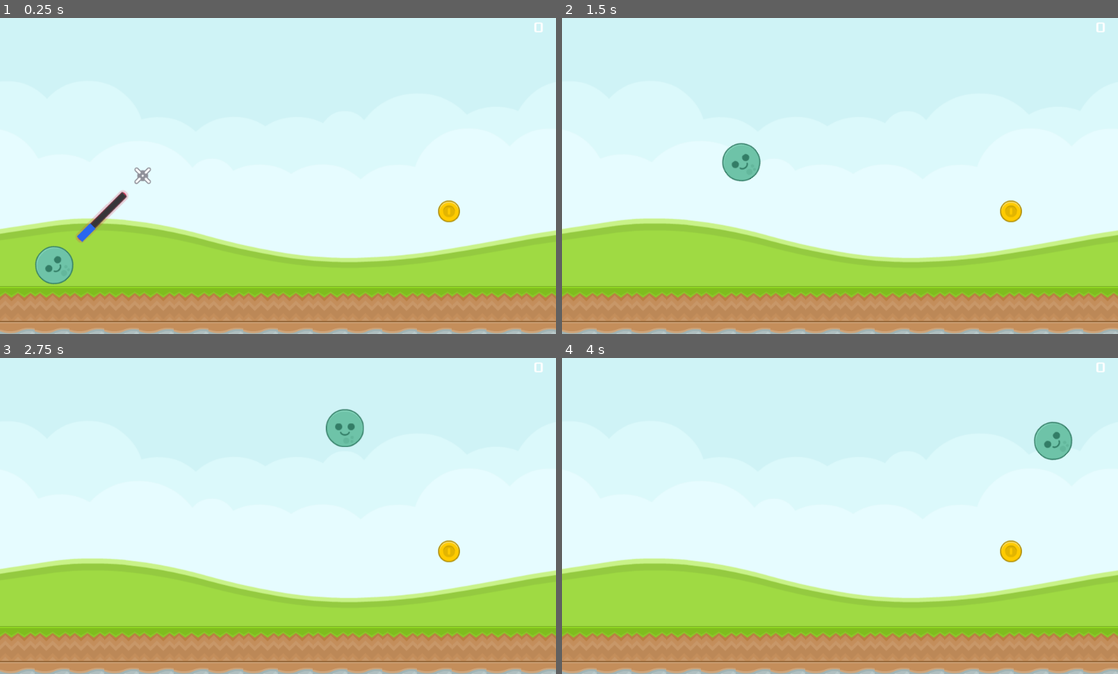
Above: before the commit, frames 1-4 (two rows, left to right).
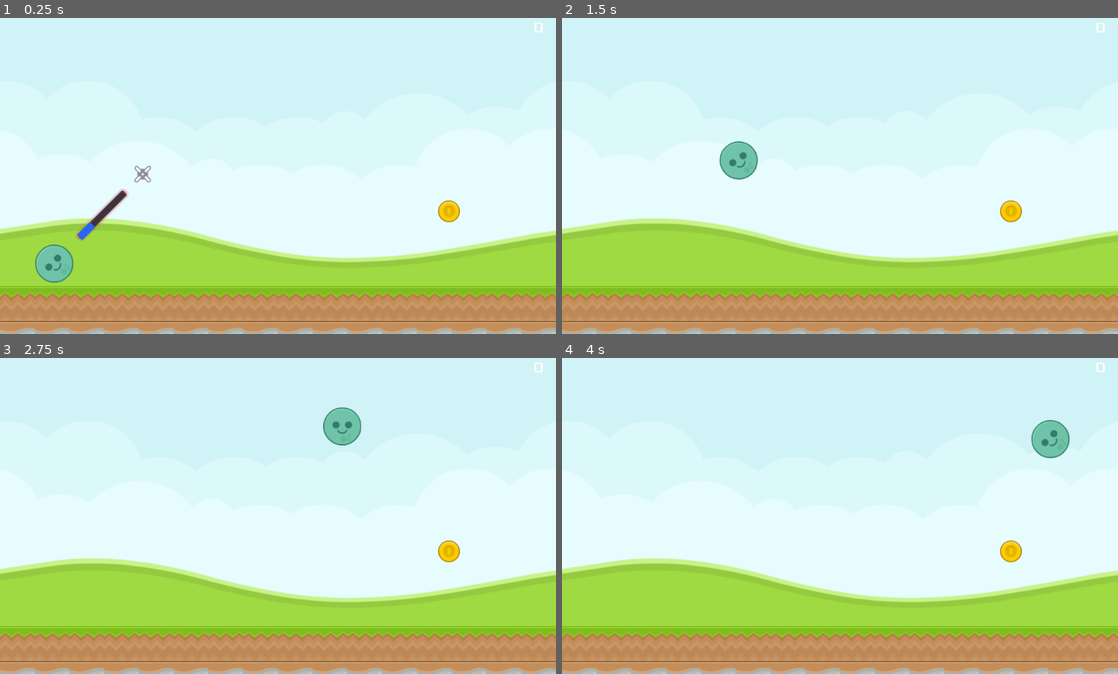
Above: after the commit, the same moments.

Repository: cpvanlue/P1-cpvanlue
Game: Godot game, scene res://src/Level.tscn
The game is run twice, just before and just after one commit, with the same random seed, the same clock (stepped at 60 frames per second) and the same inputs.
Inputs:
- Up to frame 1 (0.25 s): no input
- Up to frame 2 (1.5 s): hold Right (ui_right) 0.53-1.28 s; tap Space (launch) at 0.6, 1.35 s; hold Down (ui_down) from 1.28 s (still down)
- Up to frame 3 (2.75 s): release Down (ui_down) at 2.03 s; hold Right (ui_right) from 2.03 s (still down); tap Space (launch) at 2.1 s
- Up to frame 4 (4 s): release Right (ui_right) at 2.78 s; hold Up (ui_up) 2.78-3.53 s; tap Space (launch) at 2.85, 3.6 s; hold Left (ui_left) from 3.53 s (still down)

The runs differ from the first frame. In frame 1, 0.5% of the frame differs, in the area x 6-28%, y 46-85%; in frame 2, 0.3%; in frame 3, 0.3%; in frame 4, 0.3%.

Commit message:
Modify Ball to only become rigid after the launch sequence begins

Diff:
--- a/project/src/Ball.gd
+++ b/project/src/Ball.gd
@@ -18,6 +18,7 @@
 	if Input.is_action_pressed("ui_right"):
 		strength += 30
 	if Input.is_action_just_pressed("launch"):
+		mode = RigidBody2D.MODE_RIGID
 		$Laser.visible = false
 		$Crosshair.visible = false
 		$PowerBar.visible = false
--- a/project/src/Ball.tscn
+++ b/project/src/Ball.tscn
@@ -12,6 +12,7 @@
 bg_color = Color( 0.164706, 0.403922, 0.941176, 1 )
 
 [node name="Ball" type="RigidBody2D"]
+mode = 1
 script = ExtResource( 1 )
 __meta__ = {
 "_edit_lock_": true
--- a/project/src/Level.tscn
+++ b/project/src/Level.tscn
@@ -93,6 +93,7 @@
 
 [node name="Ball" parent="." instance=ExtResource( 1 )]
 position = Vector2( 100, 470 )
+mode = 1
 
 [node name="TileMap" type="TileMap" parent="."]
 tile_set = SubResource( 4 )
